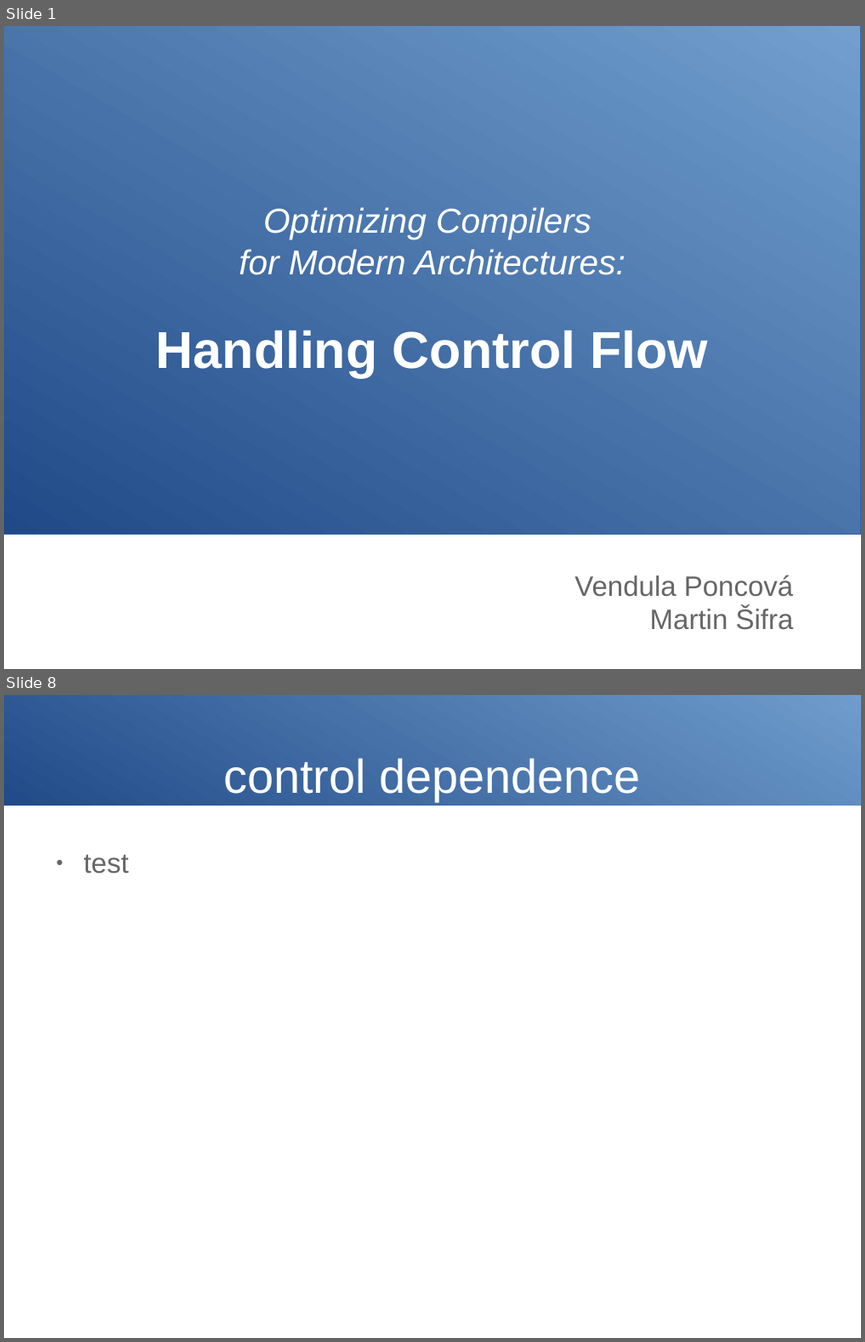
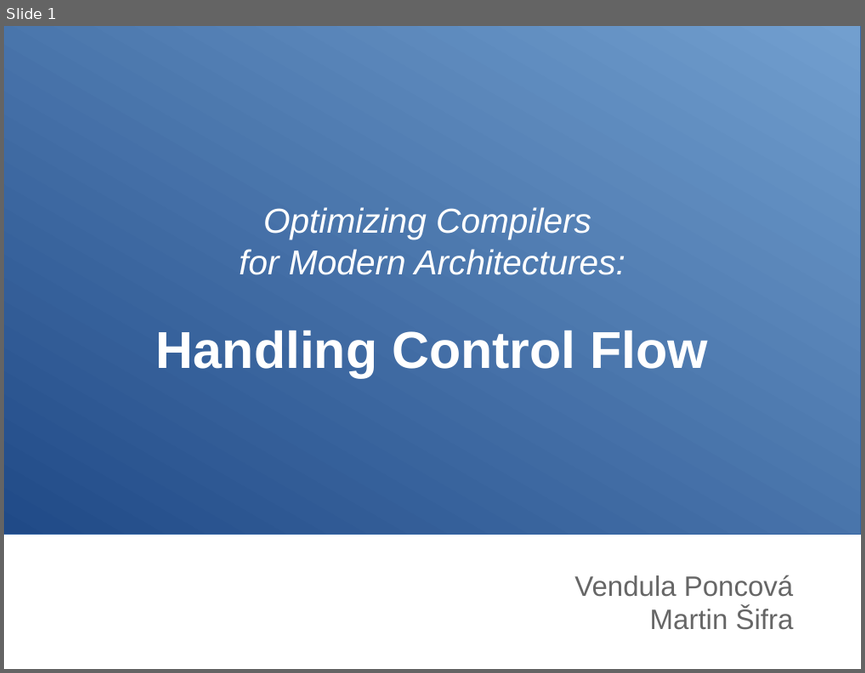
Before and after one commit to poncovka/vype-compiler, a slide deck: presentation/presentation.odp. Shown one above the other, each under a label of ours: slides 1 and 8 before the commit, slide 1 after it; the slides between them are not shown. The pictures are 865x1342 and 865x673 pixels, drawn with LibreOffice and Linux fonts; fonts in the diff are those of the drawing. Boxes give left, top, right and bottom in pixels: in the first picture for what was removed or moved away, otherwise in the second. Text is boxed around its words. In the diff, an @@ line names an element or a change of style, - is before the commit and + after.

```diff
--- a/presentation/presentation.odp
+++ b/presentation/presentation.odp
@@ slide 8 removed at bbox=[4, 695, 861, 1338], background #FFFFFF @@
@@ rectangle removed at bbox=[4, 695, 861, 805] @@
@@ title removed at bbox=[223, 758, 640, 801] @@
-control dependence
@@ text removed at bbox=[84, 854, 129, 873] @@
-● test
```
Also in this commit, not shown: 4 slides changed, 12 slides added, 7 other slides removed, 1 other file.
